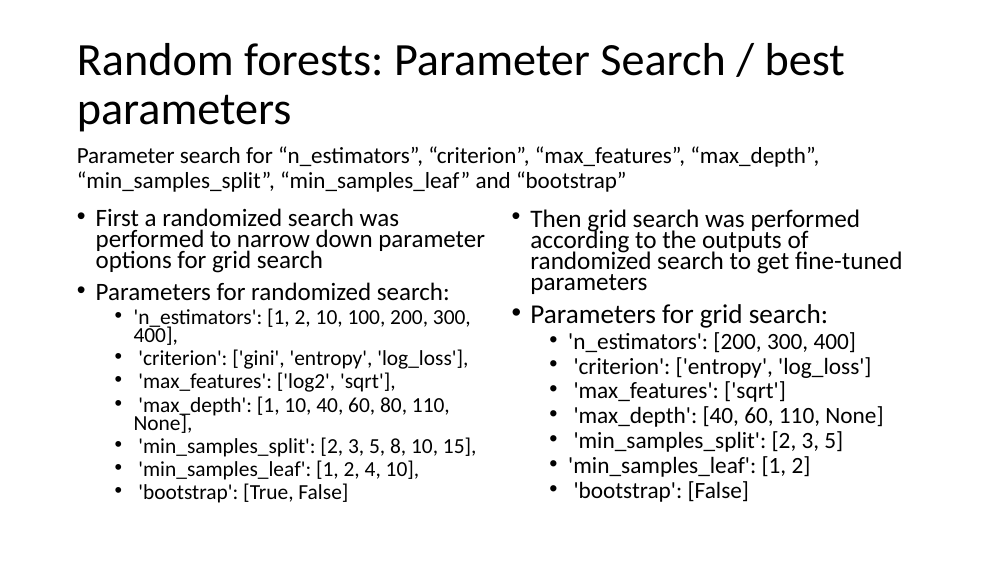
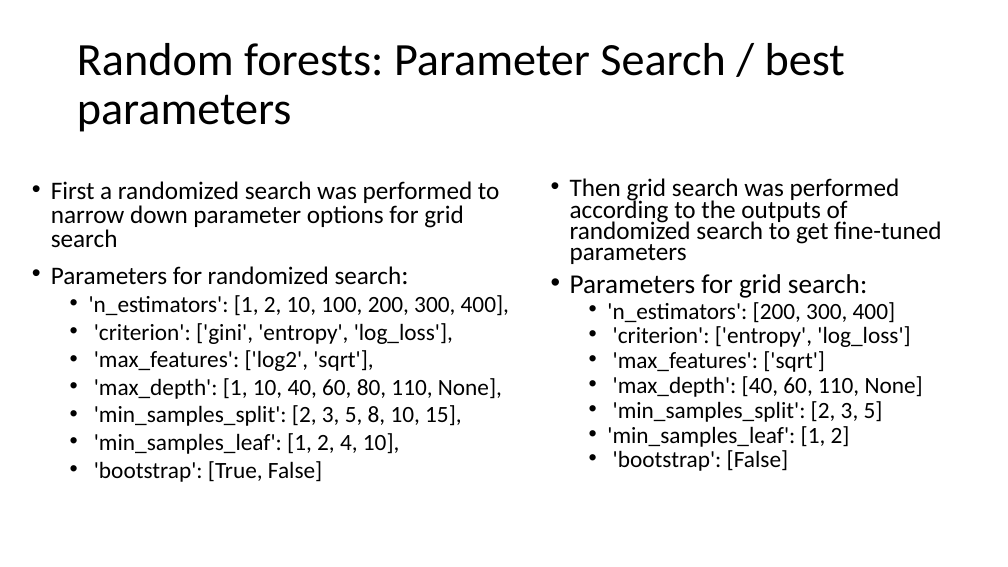
Before and after one commit to sandroassek/SS23_UE_MLPC, a slide deck: slide 16 of Task_3_1.pptx. Drawn at 1008x567 pixels with LibreOffice and Linux fonts; fonts in the diff are those of the drawing. Boxes give left, top, right and bottom in pixels: in the first picture for what was removed or moved away, otherwise in the second. Text is boxed around its words. In the diff, an @@ line names an element or a change of style, - is before the commit and + after.

```diff
--- a/Task_3_1.pptx
+++ b/Task_3_1.pptx
@@ text removed at (77, 146, 819, 192) @@
-Parameter search for “n_estimators”, “criterion”, “max_features”, “max_depth”, “min_samples_split”, “min_samples_leaf” and “bootstrap”
@@ text "First a randomized search was ...": place and size @@
-text "First a randomized search was ..." at (96, 208, 485, 503)
+text "First a randomized search was ..." at (51, 181, 509, 482)
@@ text "First a randomized search was ..." at (51, 181, 509, 482): size 23.8 to 24.1 pt in "First a randomized search was performed to ...", "Parameters for randomized search:"; size 23.8 to 25.9 pt in "search:"; size 20.4 to 22.2 pt in "'n_estimators': [1, 2, 10, 100, 200, 300, ...", "'criterion': ['gini', 'entropy', 'log_loss'],", "'max_features': ['log2', 'sqrt'],", "'max_depth': [1, 10, 40, 60, 80, 110, ..." and 3 more places; line spacing 0.7 to 0.8 @@
@@ text "Then grid search was performed ...": place and size @@
-text "Then grid search was performed ..." at (530, 209, 902, 502)
+text "Then grid search was performed ..." at (570, 178, 941, 471)
```
Also in this commit, not shown: 6 other slides changed.
